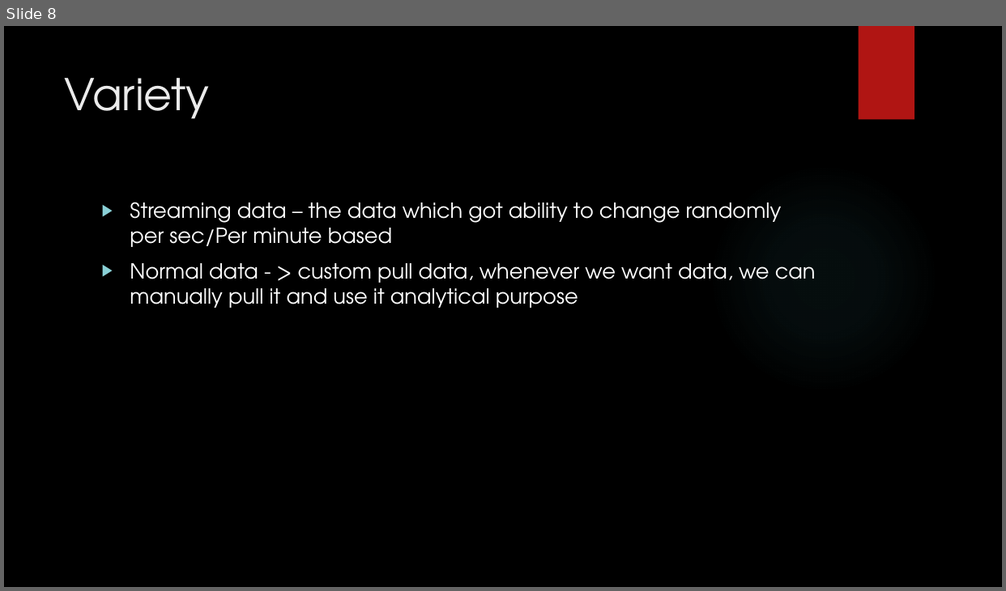
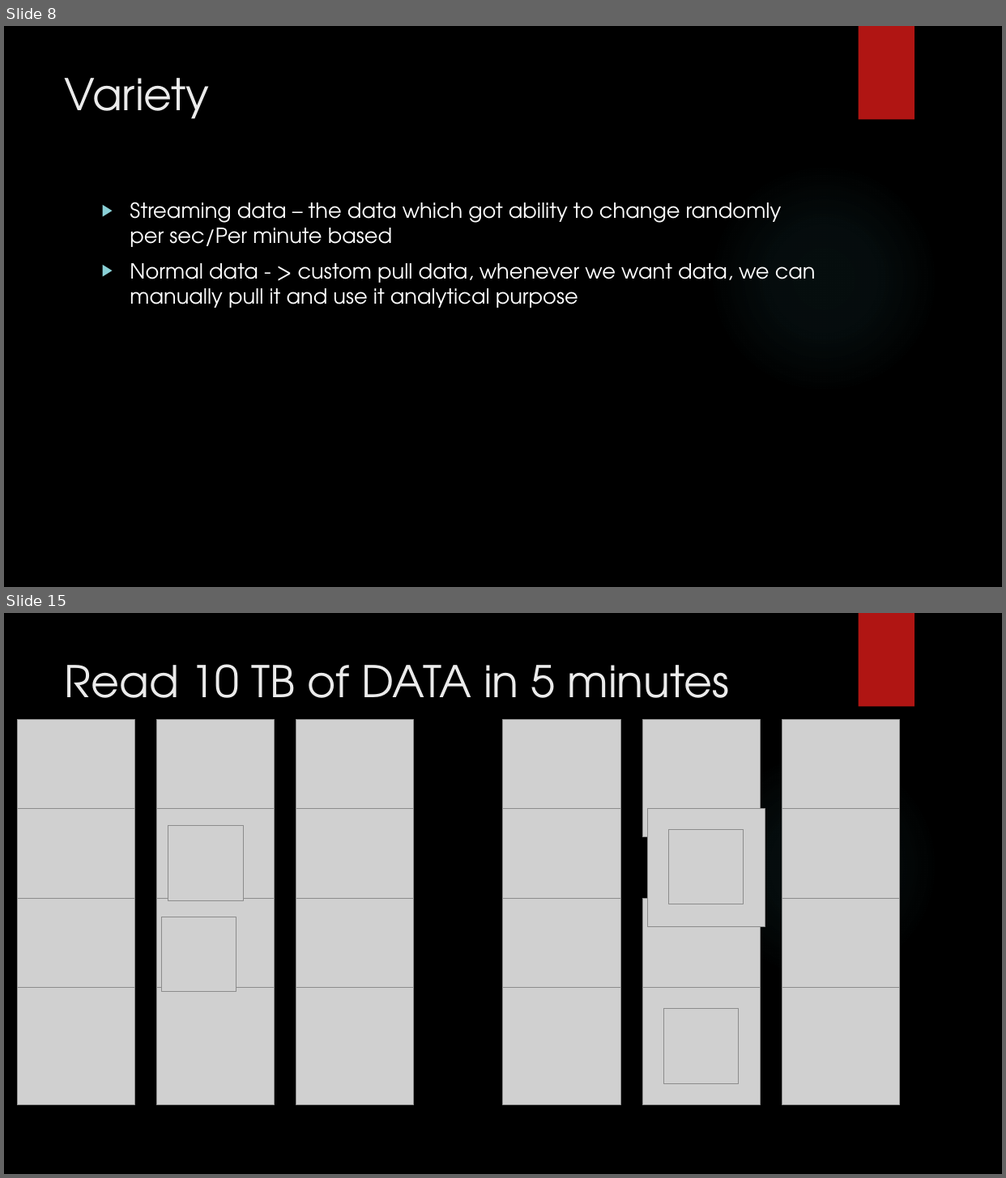
Before and after one commit to karthick1808/DW001, a slide deck: Bigdata.pptx. Shown one above the other, each under a label of ours: slide 8 before the commit, slides 8 and 15 after it; the slides between them are not shown. The pictures are 1006x591 and 1006x1178 pixels, drawn with LibreOffice and Linux fonts; fonts in the diff are those of the drawing; grey boxes stand for pictures; background and template pictures are left out. Boxes give left, top, right and bottom in pixels: in the first picture for what was removed or moved away, otherwise in the second. Text is boxed around its words. In the diff, an @@ line names an element or a change of style, - is before the commit and + after.

```diff
--- a/Bigdata.pptx
+++ b/Bigdata.pptx
@@ slide 15 added at [4, 613, 1002, 1174], background picture (left out); not listed: 2 template elements that a slide beside it also shows @@
@@ title added at [65, 664, 730, 698], 42 pt, text #EBEBEB @@
+Read 10 TB of DATA in 5 minutes
@@ picture added at [18, 719, 135, 837] @@
@@ picture added at [157, 719, 275, 837] @@
@@ picture added at [296, 719, 414, 837] @@
@@ picture added at [503, 719, 621, 837] @@
@@ picture added at [642, 719, 760, 837] @@
@@ picture added at [782, 719, 899, 837] @@
@@ picture added at [18, 809, 135, 926] @@
@@ picture added at [157, 809, 275, 926] @@
@@ picture added at [168, 825, 244, 901] @@
@@ picture added at [296, 809, 414, 926] @@
@@ picture added at [503, 809, 621, 926] @@
@@ picture added at [647, 809, 765, 926] @@
@@ picture added at [669, 830, 744, 905] @@
@@ picture added at [782, 809, 899, 926] @@
@@ picture added at [18, 898, 135, 1016] @@
@@ picture added at [157, 898, 275, 1016] @@
@@ picture added at [296, 898, 414, 1016] @@
@@ picture added at [503, 898, 621, 1016] @@
@@ picture added at [642, 898, 760, 1016] @@
@@ picture added at [782, 898, 899, 1016] @@
@@ picture added at [161, 917, 236, 992] @@
@@ picture added at [18, 988, 135, 1105] @@
@@ picture added at [157, 988, 275, 1105] @@
@@ picture added at [296, 988, 414, 1105] @@
@@ picture added at [503, 988, 621, 1105] @@
@@ picture added at [642, 988, 760, 1105] @@
@@ picture added at [782, 988, 899, 1105] @@
@@ picture added at [664, 1009, 739, 1084] @@
```
Also in this commit, not shown: 6 other slides added.
